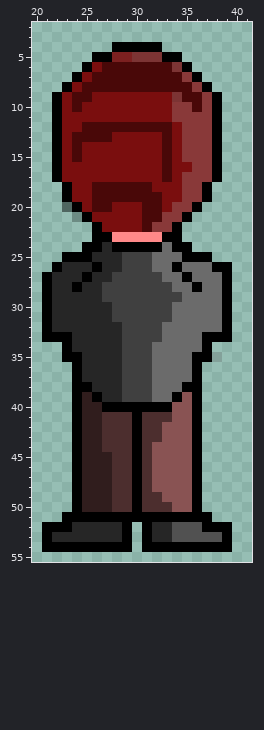
Two versions of one pixel-art sprite, Images/PlayerGunUp.png. Above is the file before it was changed.
The file is 64x64 pixels. Pixels under 10% opacity are left out. Shown: x 20..41, y 2..55.
The result:
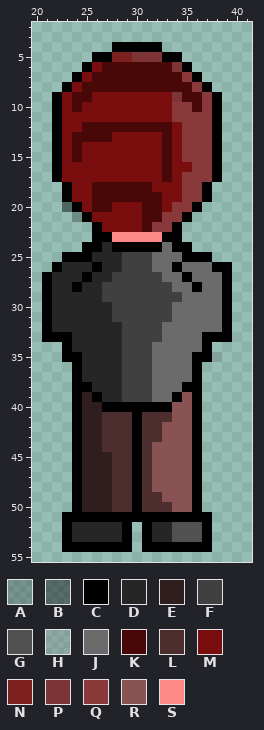
Palette (. is transparent): A #00000038  B #0000006d  C #000000  D #262626  E #301d1d  F #404040  G #515151  H #6b6b6b3c  J #6b6b6b  K #490808  L #4c2e2e  M #7a0e0e  N #7c2020  P #7c3434  Q #893939  R #895353  S #ff8989
Edits made:
Changed rows in their new state; - is an unchanged pixel.
first column x 21:
52 ..---------------..
53 ..C-------------C..
54 ..---------------..
Boxes around the changes in both pictures, in picture pixels (x1, y1, x2, y2):
changed: (42, 522, 72, 552)
changed: (202, 522, 232, 552)
